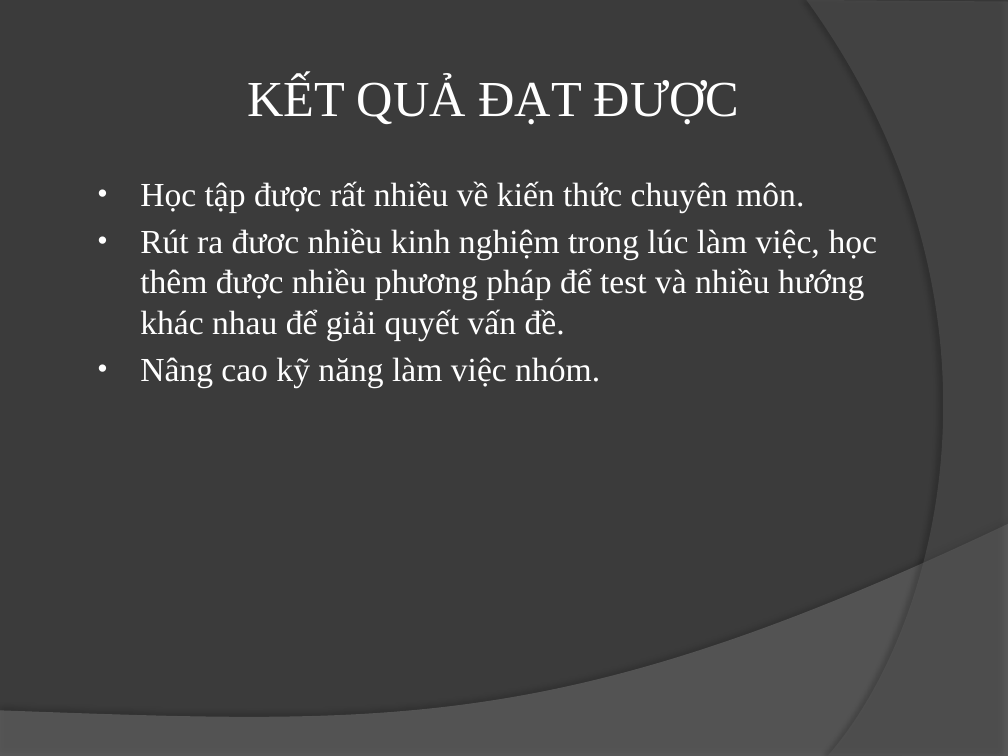
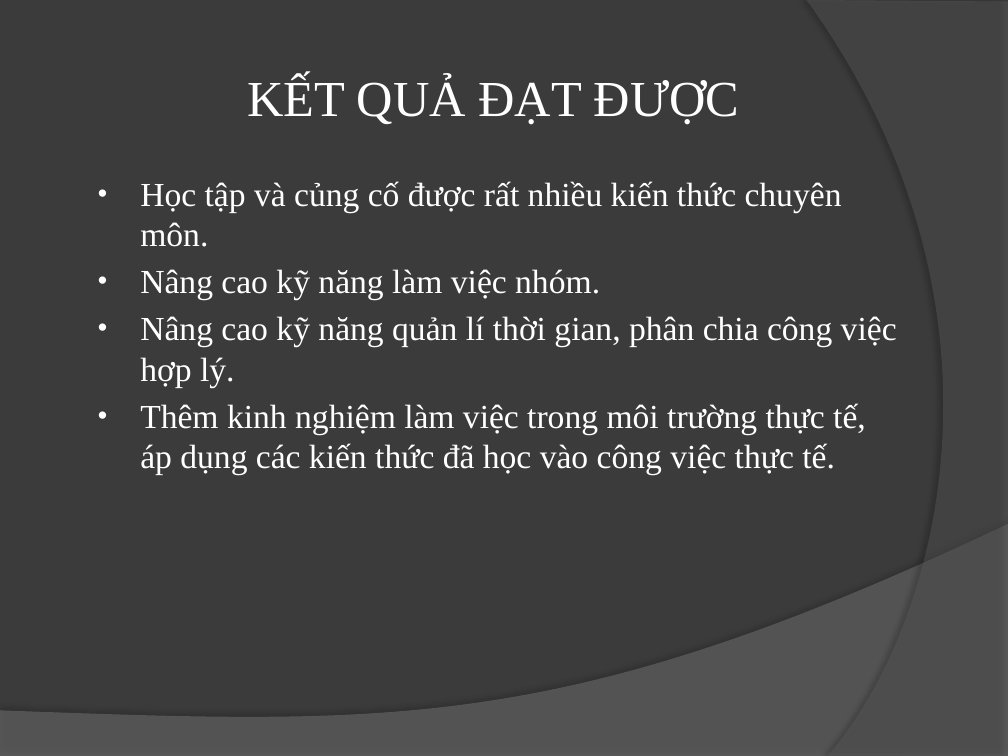
Before and after one commit to PusHGoD/1234, a slide deck: slide 11 of BAO CAO OJT K10A.pptx. Drawn at 1008x756 pixels with LibreOffice and Linux fonts; fonts in the diff are those of the drawing. Boxes give left, top, right and bottom in pixels: in the first picture for what was removed or moved away, otherwise in the second. Text is boxed around its words. In the diff, an @@ line names an element or a change of style, - is before the commit and + after.

```diff
--- a/BAO CAO OJT K10A.pptx
+++ b/BAO CAO OJT K10A.pptx
@@ text at (x1=140, y1=181, x2=842, y2=247): text changed @@
-• Học tập được rất nhiều về kiến thức chuyên môn.
-• Rút ra đươc nhiều kinh nghiệm trong lúc làm việc, học thêm được nhiều phương pháp để test và nhiều hướng khác nhau để giải quyết vấn đề.
+• Học tập và củng cố được rất nhiều kiến thức chuyên môn.
@@ text at (x1=140, y1=316, x2=897, y2=475): paragraphs added @@
+• Nâng cao kỹ năng quản lí thời gian, phân chia công việc hợp lý.
+• Thêm kinh nghiệm làm việc trong môi trường thực tế, áp dụng các kiến thức đã học vào công việc thực tế.
```
Also in this commit, not shown: 8 other slides changed.
